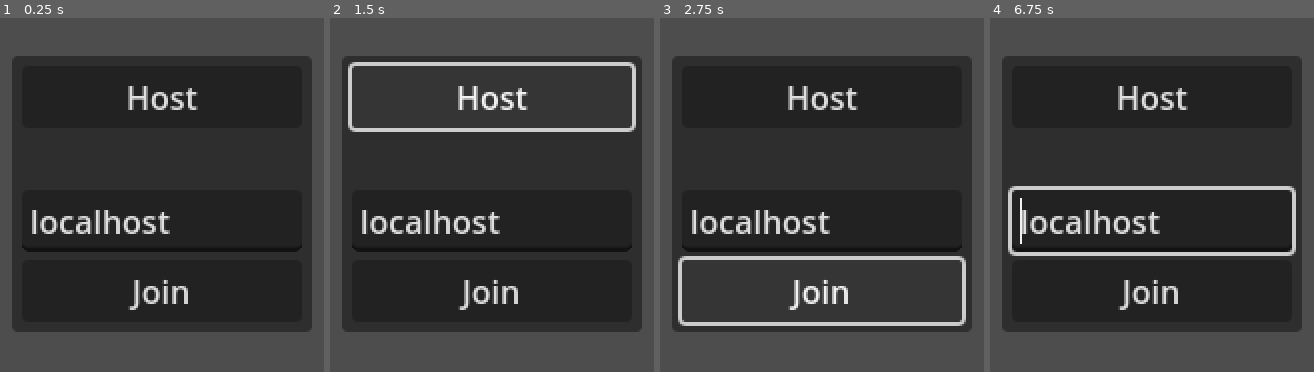
Above: before the commit, frames 1-4 (left to right).
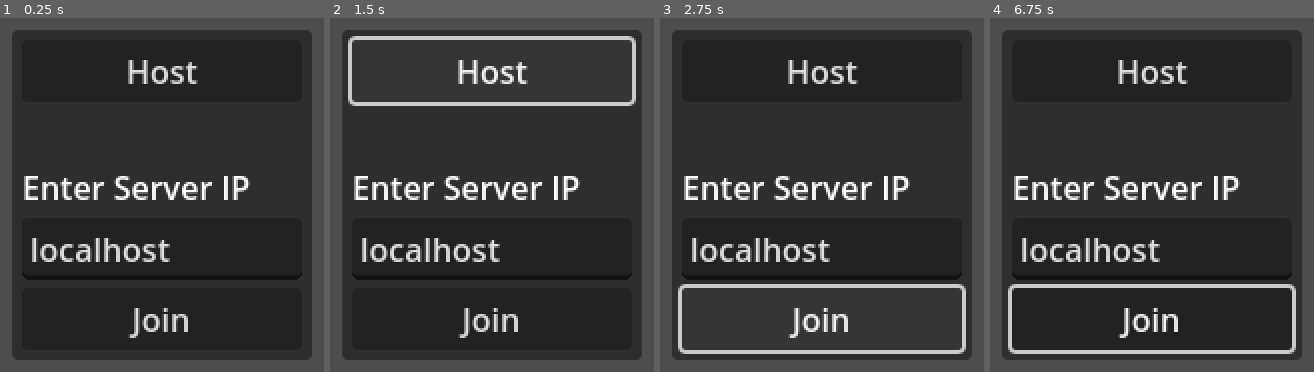
Above: after the commit, the same moments.

Repository: dlameter/InvasiveSpecies
Game: Godot game, scene res://main.tscn
Two runs of this game, one before a commit and one after it. Both use one fixed random seed, a clock stepped at 60 frames per second and the inputs below.
Inputs (mouse positions are in pixels of both pictures, inside the frame that each line leads up to):
- Up to frame 1 (0.25 s): no input
- Up to frame 2 (1.5 s): tap Enter at 0.5 s; move the mouse to (outside the picture) at 0.52 s; hold D (right) 0.53-1.25 s; right-click (outside the picture) at 0.6 s; click "Host" at 1.25 s
- Up to frame 3 (2.75 s): click "Join" at 2 s
- Up to frame 4 (6.75 s): move the mouse to (outside the picture) at 2.77 s; hold S (down) 2.78-3.53 s; click (outside the picture) at 2.85 s; move the mouse to (outside the picture) at 3.52 s; hold D (right) 3.53-4.28 s; right-click (outside the picture) at 3.6 s; move the mouse to (1074, 368) at 4.27 s; hold W (up) 4.28-5.03 s; click (1074, 368) at 4.35 s; move the mouse to (outside the picture) at 5.02 s; hold A (left) 5.03-6.53 s; right-click (outside the picture) at 5.1 s; move the mouse to (outside the picture) at 5.77 s; click (outside the picture) at 5.85 s; move the mouse to (1229, 195) at 6.52 s; hold S (down) from 6.53 s (still down); right-click (1229, 195) at 6.6 s

The runs differ from the first frame. In frame 1, 22% of the frame differs, in the area x 3-97%, y 3-97%; in frame 2, 21%; in frame 3, 21%; in frame 4, 25%.

Commit message:
add some labels to input boxes and to say what's happening once a game is won

Diff:
--- a/main.tscn
+++ b/main.tscn
@@ -42,6 +42,13 @@
 text = "You lost..."
 horizontal_alignment = 1
 
+[node name="TimeLabel" type="Label" parent="CanvasLayer/EndScreen/MarginContainer/VBoxContainer"]
+layout_mode = 2
+text = "
+Disconnecting in
+6 seconds..."
+horizontal_alignment = 1
+
 [node name="Menu" type="PanelContainer" parent="CanvasLayer"]
 unique_name_in_owner = true
 anchors_preset = 8
@@ -76,6 +83,10 @@
 [node name="Label" type="Label" parent="CanvasLayer/Menu/MarginContainer/VBoxContainer"]
 layout_mode = 2
 
+[node name="ToLabel" type="Label" parent="CanvasLayer/Menu/MarginContainer/VBoxContainer"]
+layout_mode = 2
+text = "Enter Server IP"
+
 [node name="To" type="LineEdit" parent="CanvasLayer/Menu/MarginContainer/VBoxContainer"]
 unique_name_in_owner = true
 layout_mode = 2
